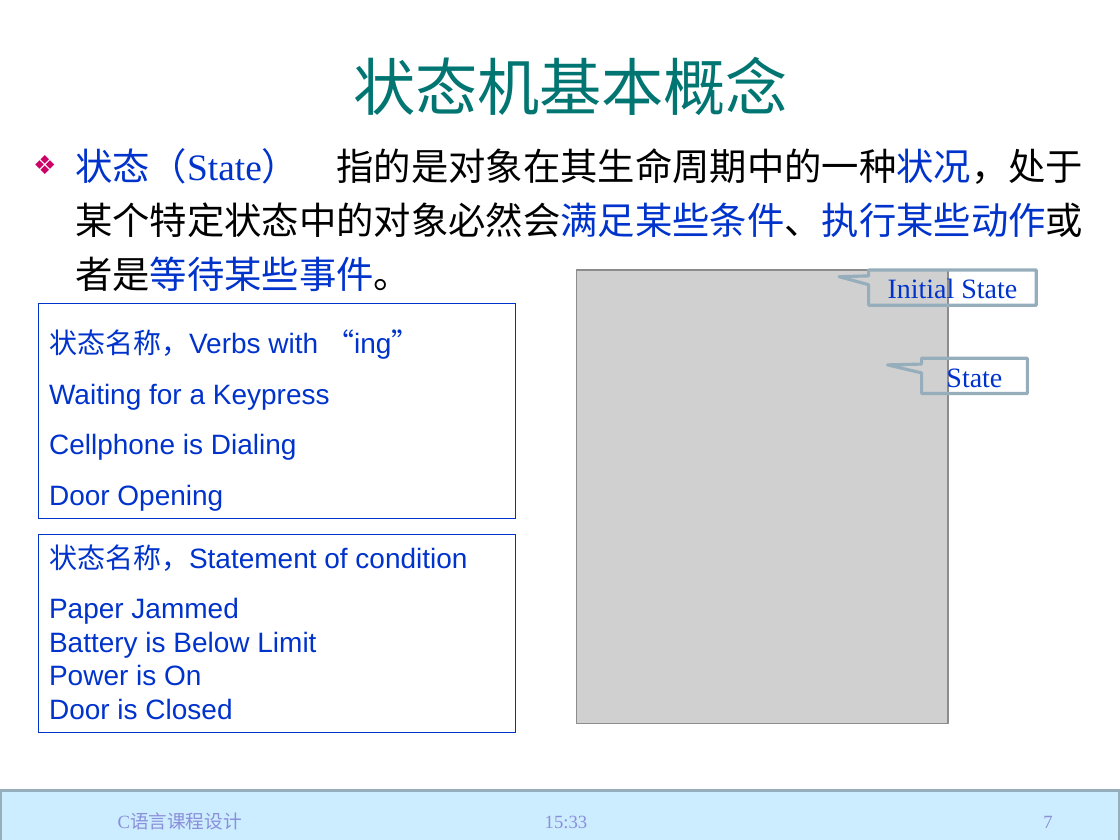
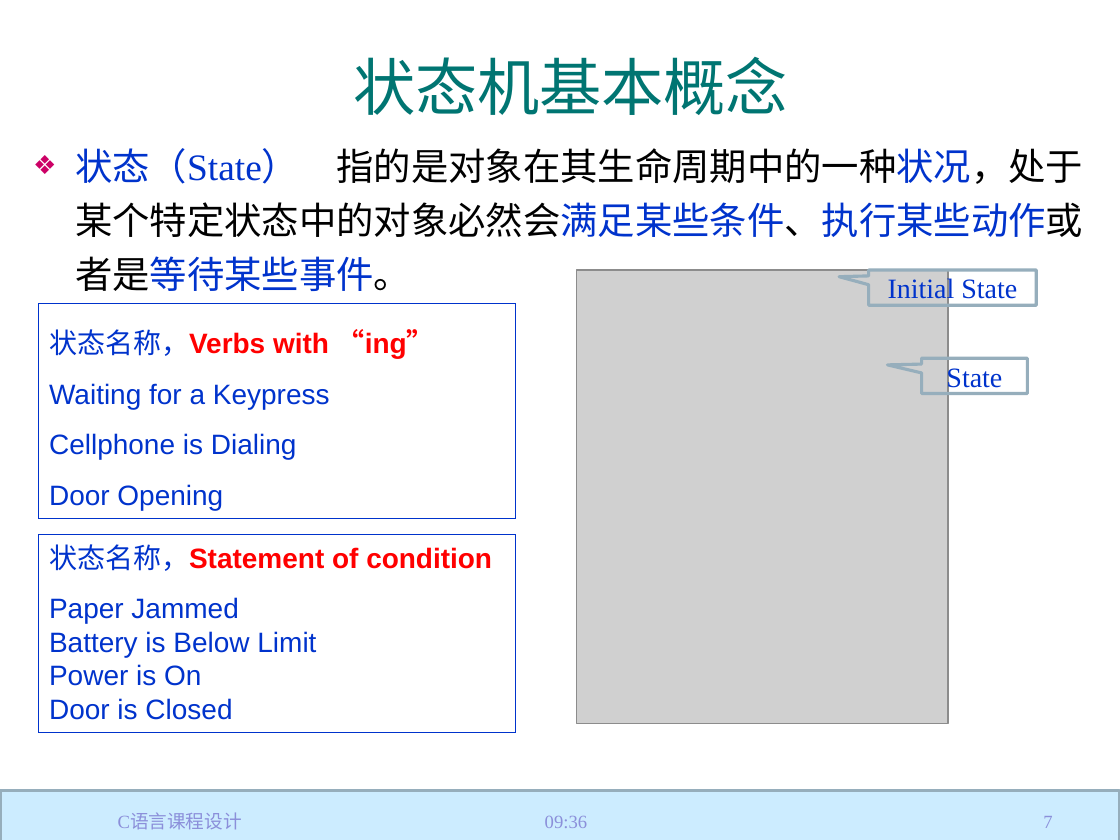
Before and after one commit to jtrfid/C-Repositories, a slide deck: slide 7 of 2017/C语言课程设计/C语言课程设计.pptx. Drawn at 1120x840 pixels with LibreOffice and Linux fonts; fonts in the diff are those of the drawing; grey boxes stand for pictures; background and template pictures are left out. Boxes give left, top, right and bottom in pixels: in the first picture for what was removed or moved away, otherwise in the second. Text is boxed around its words. In the diff, an @@ line names an element or a change of style, - is before the commit and + after.

```diff
--- a/2017/C语言课程设计/C语言课程设计.pptx
+++ b/2017/C语言课程设计/C语言课程设计.pptx
@@ text in rectangle at bbox=[49, 329, 435, 359]: text colour #0033CC to #FF0000, bold on in "状态名称，Verbs with “ing”" @@
@@ text in rectangle at bbox=[49, 544, 492, 571]: text colour #0033CC to #FF0000, bold on in "状态名称，Statement of condition" @@
@@ text at bbox=[545, 816, 587, 828]: text changed @@
-15:33
+09:36
```
Also in this commit, not shown: 56 other slides changed.
